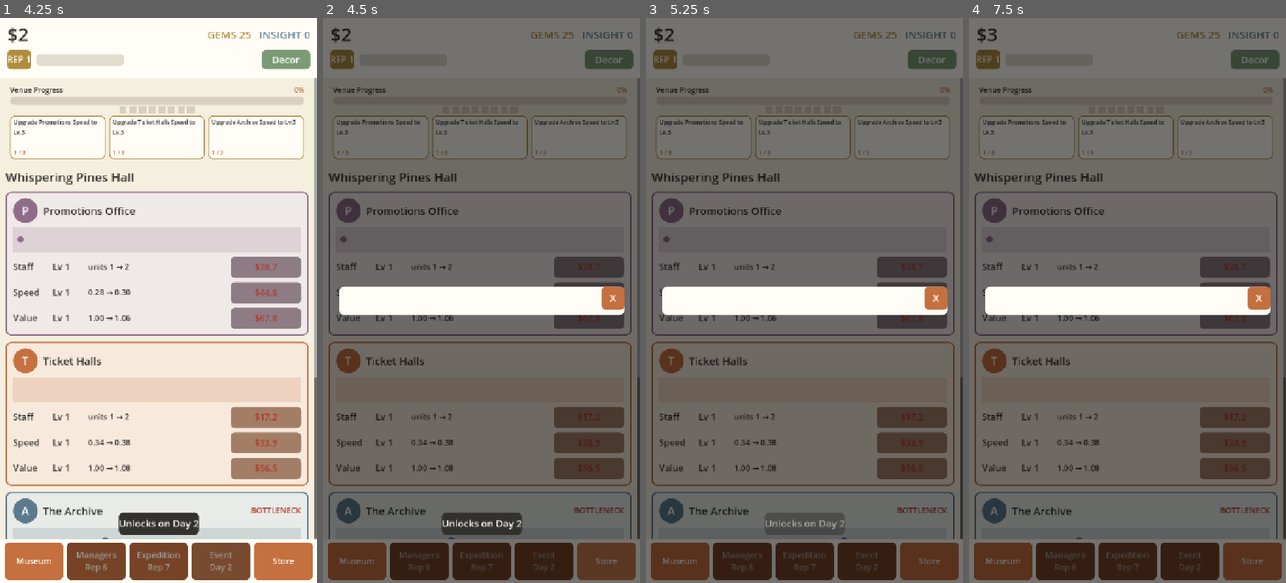
Above: before the commit, frames 1-4 (left to right).
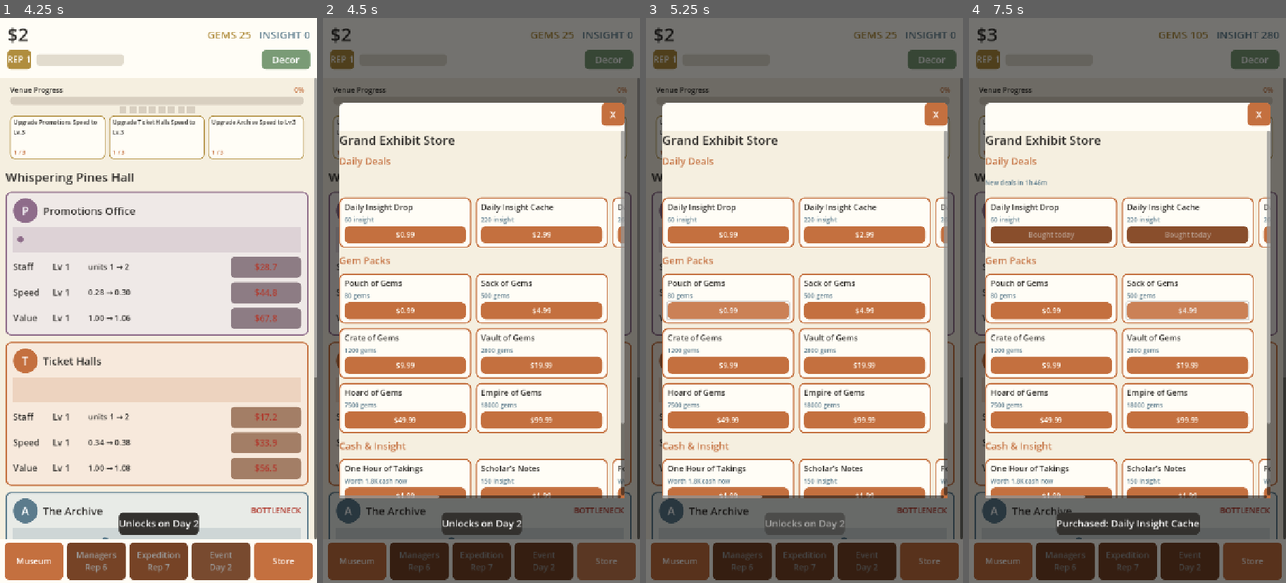
Above: after the commit, the same moments.

Repository: bustillodaniel97-code/grand_exhibit_new
Game: Godot game, scene res://scenes/main.tscn
The game is run twice, just before and just after one commit, with the same random seed, the same clock (stepped at 60 frames per second) and the same inputs.
Inputs:
- Up to frame 1 (4.25 s): click "Decor" at 0.5 s; click "Museum" at 1.25 s; click "Managers Rep 6" at 2 s; click "Expedition Rep 7" at 2.75 s; click "Event Day 2" at 3.5 s
- Up to frame 2 (4.5 s): click "Store" at 4.25 s
- Up to frame 3 (5.25 s): click "$0.99" at 5 s
- Up to frame 4 (7.5 s): click "$0.99" at 5.75 s; click "$2.99" at 6.5 s; click "$4.99" at 7.25 s

Frame 1 is identical in both runs. In frame 2, 60% of the frame differs, in the area x 5-96%, y 15-85%; in frame 3, 60%; in frame 4, 62%, in the area x 5-96%, y 2-92%.

Commit message:
fix(ui): popup card min-size + autowrap squeeze in prestige/decor HBox rows (visual audit)

Diff:
--- a/scenes/meta/decor_screen.gd
+++ b/scenes/meta/decor_screen.gd
@@ -140,8 +140,10 @@
 		name_l.size_flags_horizontal = Control.SIZE_EXPAND_FILL
 		hb.add_child(name_l)
 		var bonus_text: String = "Bonus +%d%% income" % int(round((float(sp["bonus_mult"]) - 1.0) * 100.0))
-		hb.add_child(_label(bonus_text + (" — ACTIVE" if bool(sp["complete"]) else ""), 15,
-			SAGE if bool(sp["complete"]) else SLATE))
+		var bonus_l := _label(bonus_text + (" — ACTIVE" if bool(sp["complete"]) else ""), 15,
+			SAGE if bool(sp["complete"]) else SLATE)
+		bonus_l.autowrap_mode = TextServer.AUTOWRAP_OFF  # squeezed by expand-fill name otherwise
+		hb.add_child(bonus_l)
 		_list.add_child(row)
 
 func _build_shop() -> void:
--- a/scenes/meta/prestige_screen.gd
+++ b/scenes/meta/prestige_screen.gd
@@ -110,9 +110,13 @@
 		name_l.size_flags_horizontal = Control.SIZE_EXPAND_FILL
 		hb.add_child(name_l)
 		var reward: Dictionary = ms.get("reward", {})
-		hb.add_child(_label("+%d gems, %s" % [int(reward.get("gems", 0)),
-			str(DataLoader.get_lootbox(str(reward.get("box", ""))).get("name", reward.get("box", "")))], 13, SLATE))
-		hb.add_child(_label(state, 14, state_color))
+		var reward_l := _label("+%d gems, %s" % [int(reward.get("gems", 0)),
+			str(DataLoader.get_lootbox(str(reward.get("box", ""))).get("name", reward.get("box", "")))], 13, SLATE)
+		reward_l.autowrap_mode = TextServer.AUTOWRAP_OFF  # squeezed by expand-fill name otherwise
+		hb.add_child(reward_l)
+		var state_l := _label(state, 14, state_color)
+		state_l.autowrap_mode = TextServer.AUTOWRAP_OFF
+		hb.add_child(state_l)
 		_list.add_child(row)
 
 	# Next venue card.
--- a/scripts/ui/popup_manager.gd
+++ b/scripts/ui/popup_manager.gd
@@ -58,8 +58,11 @@
 	holder.add_child(center)
 
 	var card := PanelContainer.new()
-	card.custom_minimum_size = Vector2(648, 0)  # 90% of the 720-wide portrait viewport
+	# 90% width x 70% height of the 720x1280 portrait viewport: screens always get room
+	# regardless of how their root Control is configured (integration fix — collapsed-card bug).
+	card.custom_minimum_size = Vector2(648, 896)
 	card.size_flags_horizontal = Control.SIZE_SHRINK_CENTER
+	card.size_flags_vertical = Control.SIZE_SHRINK_CENTER
 	card.add_theme_stylebox_override("panel", UI.make_panel(UI.PANEL, 12, 0))
 	center.add_child(card)
 
@@ -80,6 +83,7 @@
 
 	var content: Node = packed.instantiate()
 	content.size_flags_horizontal = Control.SIZE_EXPAND_FILL
+	content.size_flags_vertical = Control.SIZE_EXPAND_FILL
 	vbox.add_child(content)
 
 	add_child(holder)
Not shown, added: tests/qa/test_ad_failure.gd.uid
Not shown, added: tests/qa/test_clock_cheating.gd.uid
Not shown, added: tests/qa/test_idle_insight.gd.uid
Not shown, added: tests/qa/test_integration_playthrough.gd.uid
Not shown, added: tests/qa/test_overflow.gd.uid
Not shown, added: tests/qa/test_performance.gd.uid
Not shown, added: tests/qa/test_policy_audit.gd.uid
Not shown, added: tests/qa/test_save_migration.gd.uid
